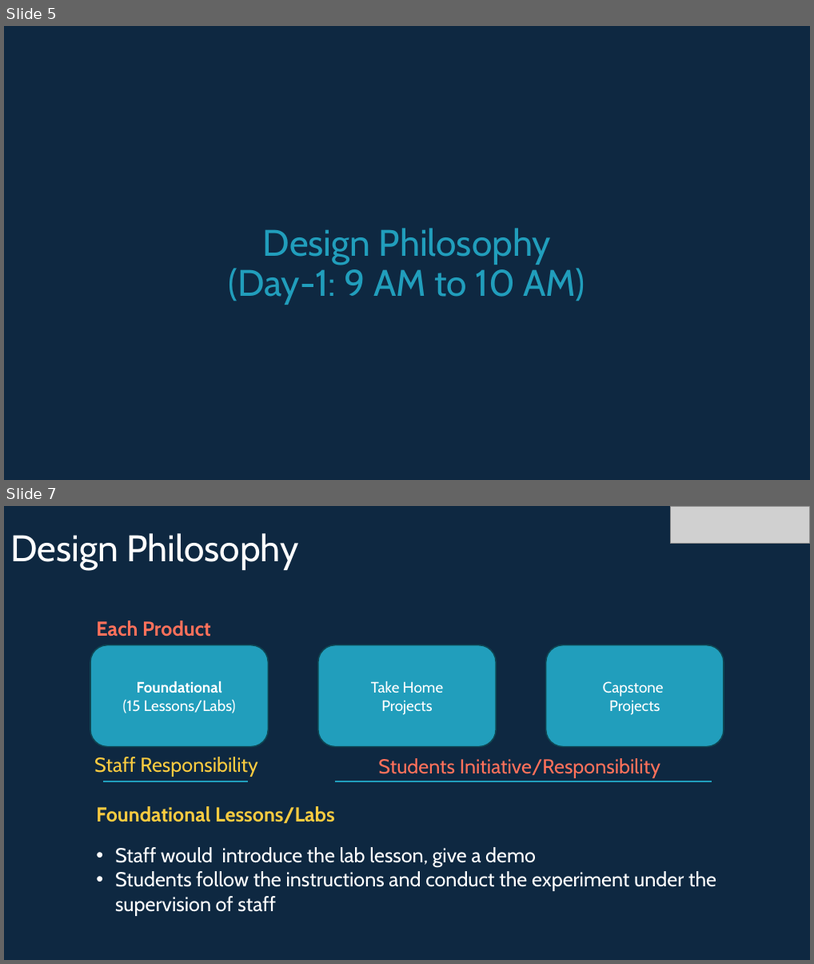
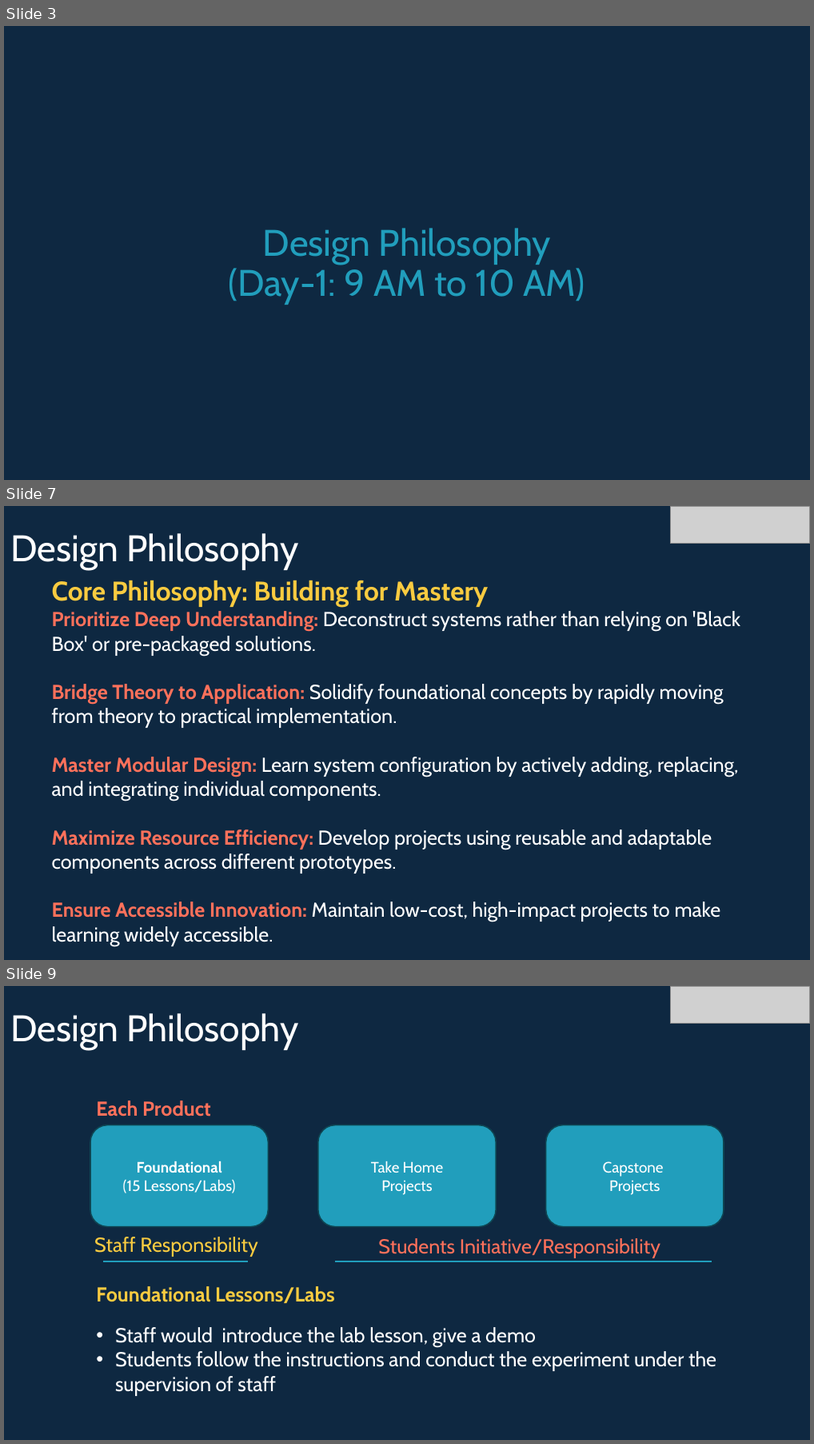
Before and after one commit to info-zas/Training, a slide deck: GPREC/GPRC_TrainingSchedule_V2.pptx. Shown one above the other, each under a label of ours: slides 5 and 7 before the commit, slides 3, 7 and 9 after it; the slides between them are not shown. The pictures are 814x964 and 814x1444 pixels, drawn with LibreOffice and Linux fonts; fonts in the diff are those of the drawing; grey boxes stand for pictures. Boxes give left, top, right and bottom in pixels: in the first picture for what was removed or moved away, otherwise in the second. Text is boxed around its words. In the diff, an @@ line names an element or a change of style, - is before the commit and + after.

```diff
--- a/GPREC/GPRC_TrainingSchedule_V2.pptx
+++ b/GPREC/GPRC_TrainingSchedule_V2.pptx
@@ slide 7 added at (x1=4, y1=506, x2=810, y2=960), background #0E2841 @@
@@ picture added at (x1=670, y1=506, x2=810, y2=544) @@
@@ title added at (x1=10, y1=533, x2=299, y2=570), 44 pt, text #FFFFFF @@
+Design Philosophy
@@ text added at (x1=52, y1=580, x2=741, y2=946), 24 pt, text #FFFFFF @@
+Core Philosophy: Building for Mastery
+Prioritize Deep Understanding: Deconstruct systems rather than relying on 'Black Box' or pre-packaged solutions.
+Bridge Theory to Application: Solidify foundational concepts by rapidly moving from theory to practical implementation.
+Master Modular Design: Learn system configuration by actively adding, replacing, and integrating individual components.
+Maximize Resource Efficiency: Develop projects using reusable and adaptable components across different prototypes.
+Ensure Accessible Innovation: Maintain low-cost, high-impact projects to make learning widely accessible.
@@ what was slide 5 is now slide 3 @@
@@ what was slide 7 is now slide 9 @@
```
Also in this commit, not shown: 3 slides changed, 4 other slides added, 6 slides removed, 1 other file.
